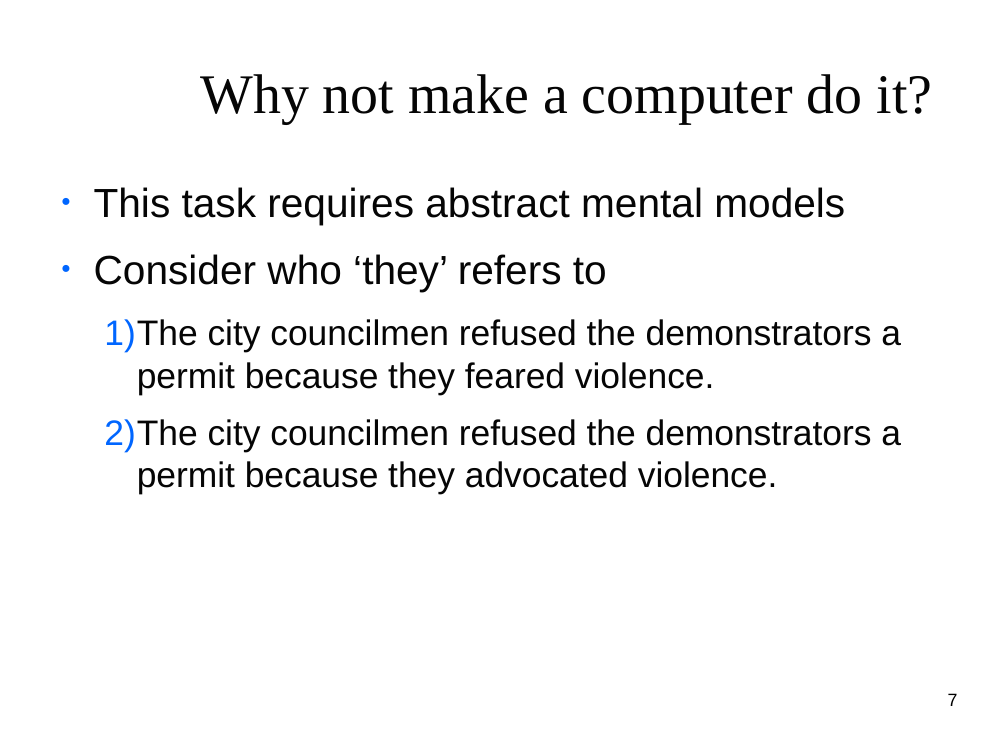
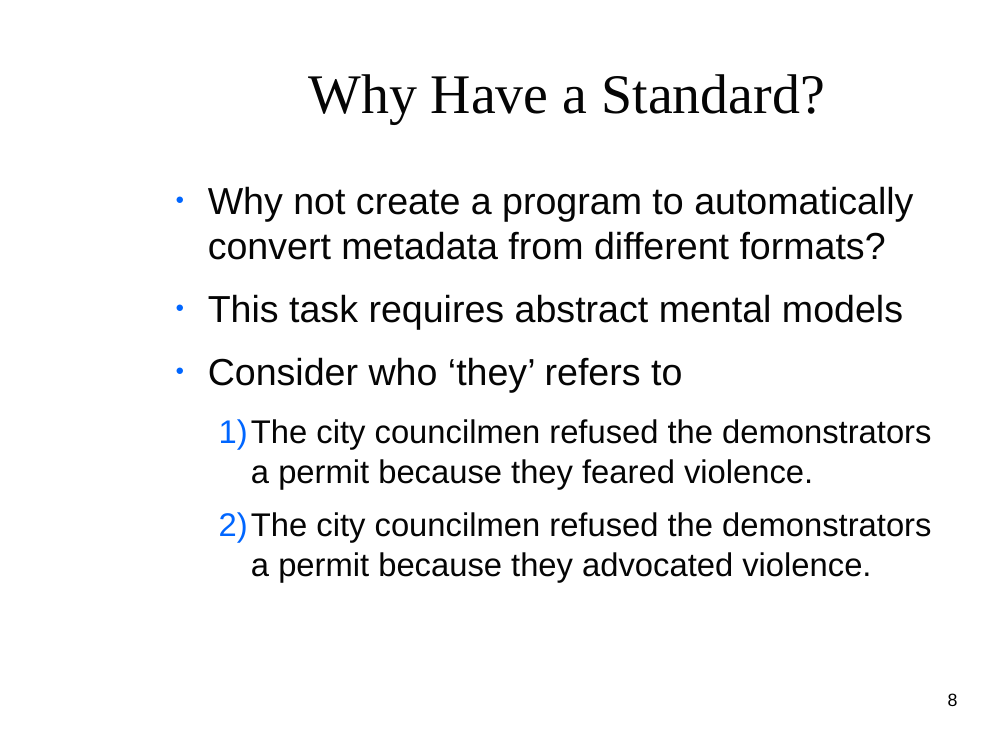
Before and after one commit to clemente-lab/mmeds-meta, a slide deck: slide 8 of sql/mmeds.odp (slide 7 before the commit). Drawn at 1008x756 pixels with LibreOffice and Linux fonts; fonts in the diff are those of the drawing; background and template pictures are left out. Boxes give left, top, right and bottom in pixels: in the first picture for what was removed or moved away, otherwise in the second. Text is boxed around its words. In the diff, an @@ line names an element or a change of style, - is before the commit and + after.

```diff
--- a/sql/mmeds.odp
+++ b/sql/mmeds.odp
@@ title at (x1=308, y1=74, x2=824, y2=124): text changed @@
-Why not make a computer do it?
+Why Have a Standard?
@@ text "Why not create a program ..." moved from (x1=94, y1=187, x2=901, y2=495) to (x1=208, y1=186, x2=931, y2=583) @@
@@ text at (x1=208, y1=186, x2=913, y2=260): paragraph added @@
+● Why not create a program to automatically convert metadata from different formats?
@@ text at (x1=208, y1=294, x2=931, y2=583): size 32 to 29.6 pt in "This task requires abstract mental models", "Consider who ‘they’ refers to"; size 27.9 to 25.8 pt in "The city councilmen refused the demonstrators a ...", "The city councilmen refused the demonstrators a ..." @@
@@ page number at (x1=948, y1=693, x2=958, y2=706): text changed @@
-7
+8
```
Also in this commit, not shown: 6 other slides changed, 4 slides added, 3 slides removed, 25 other files.
